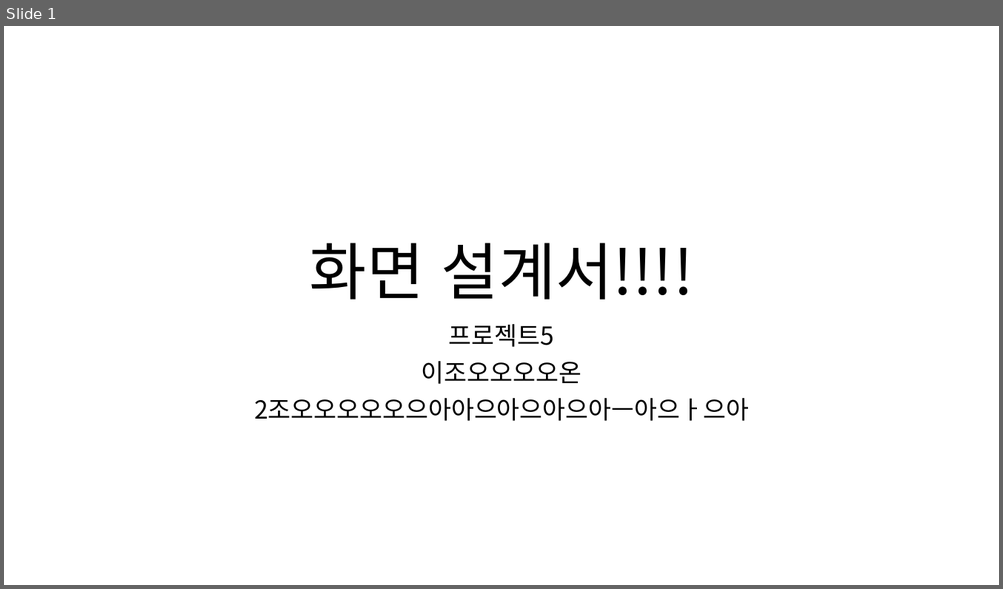
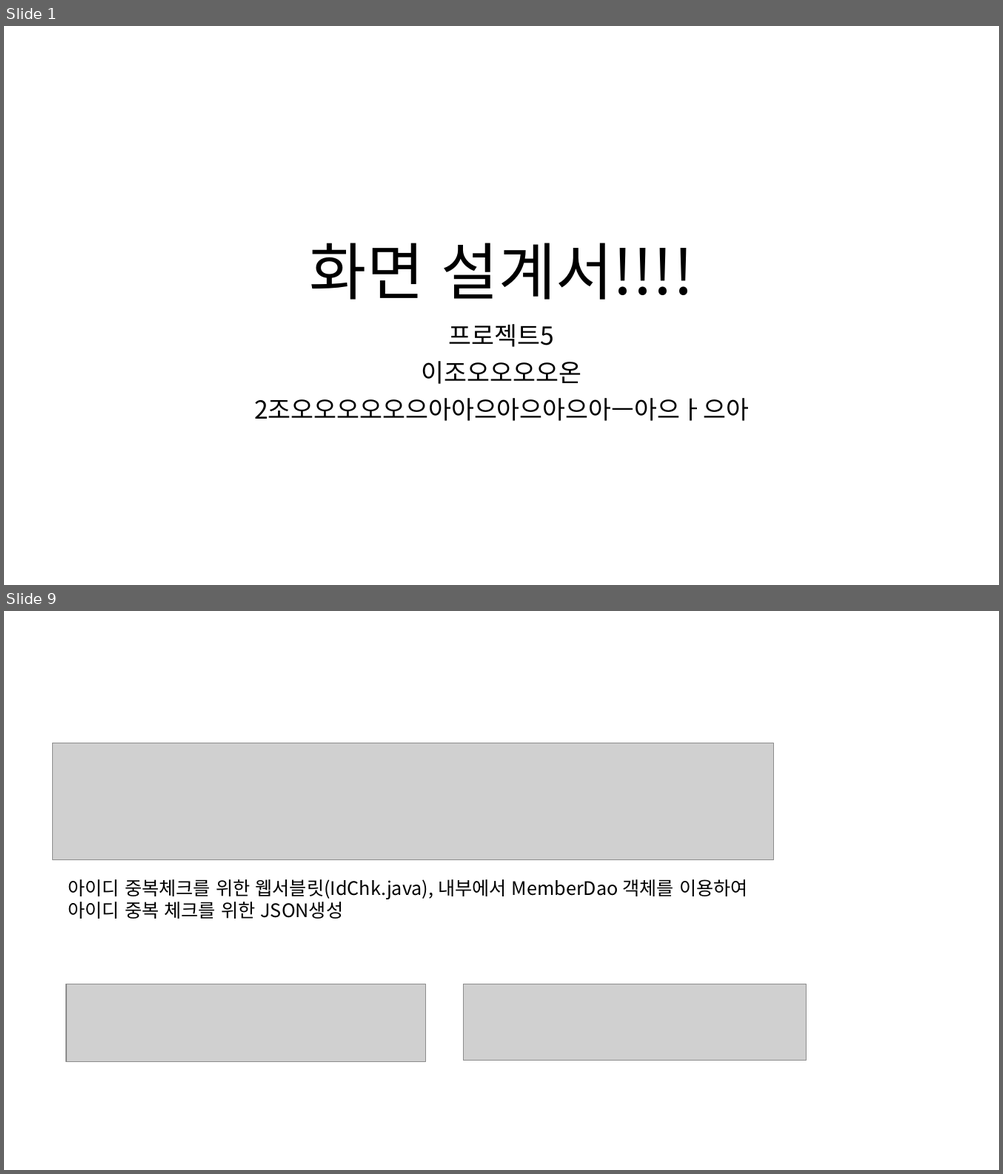
Before and after one commit to ezenteam2/e-Zone, a slide deck: 0 발표용 파워포인트/0417 3차발표/0417 project05 - 파워포인트 - 형준.pptx. Shown one above the other, each under a label of ours: slide 1 before the commit, slides 1 and 9 after it; the slides between them are not shown. The pictures are 1003x589 and 1003x1174 pixels, drawn with LibreOffice and Linux fonts; fonts in the diff are those of the drawing; grey boxes stand for pictures. Boxes give left, top, right and bottom in pixels: in the first picture for what was removed or moved away, otherwise in the second. Text is boxed around its words. In the diff, an @@ line names an element or a change of style, - is before the commit and + after.

```diff
--- a/0 발표용 파워포인트/0417 3차발표/0417 project05 - 파워포인트 - 형준.pptx
+++ b/0 발표용 파워포인트/0417 3차발표/0417 project05 - 파워포인트 - 형준.pptx
@@ slide 9 added at (4, 611, 999, 1170), background #FFFFFF @@
@@ picture added at (53, 743, 774, 860) @@
@@ text added at (68, 880, 748, 919), 18 pt, text #000000 @@
+아이디 중복체크를 위한 웹서블릿(IdChk.java), 내부에서 MemberDao 객체를 이용하여
+아이디 중복 체크를 위한 JSON생성
@@ picture added at (66, 985, 425, 1062) @@
@@ picture added at (463, 985, 805, 1061) @@
```
Also in this commit, not shown: 13 other slides added, 1 other file.
